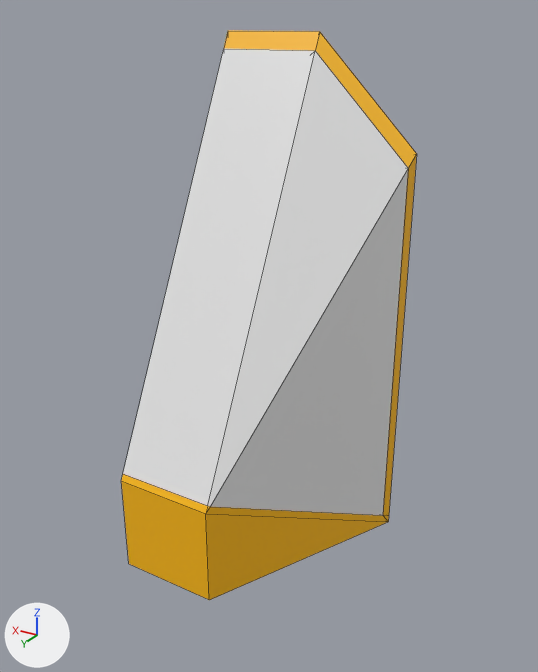
An edit to the Blender file tsu_709/src/709_window_front_side.blend, drawn before and after from the same camera.
One viewpoint serves both versions: a 50 mm lens placed at (-0.713, 1.495, 1.158), pointed at (0.108, 0.128, 0.474). Every picture has the same lights, and +X, +Y and +Z are marked at lower left. The older version comes first. Mesh edges are drawn as thin lines.

In view in the first picture: '立方体'.
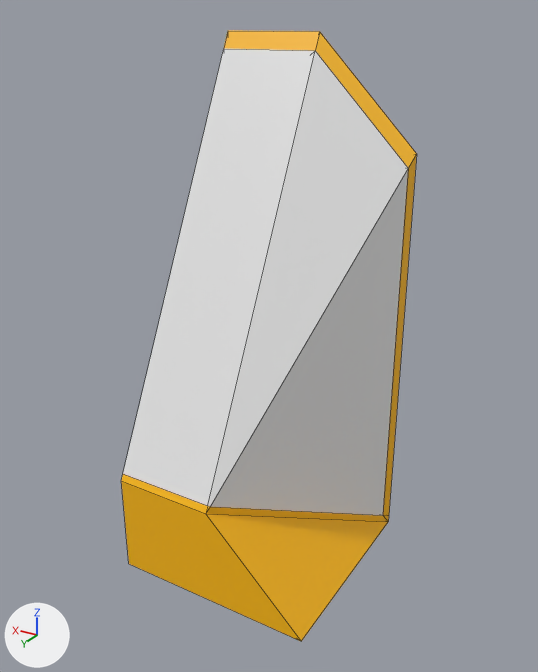
Location of each change, [x1, y1, x2, y2] in pixels of the pictures (538 x 672 px; the box of a moved part takes in the faces that stretch with it):
'立方体', reshaped (7% taller)
    before: [121, 30, 417, 600]
    after: [121, 30, 417, 641]
part 1 of me_立方体, moved or reshaped
    before: [121, 481, 387, 600]
    after: [121, 481, 388, 641]

What the commit changed:
me_立方体 has 34 vertices, 35 faces and spans x -0.125..0.375, y -0.125..0.375, z -0.125..1.125.
me_立方体 is used by ob_立方体; location (0.0, 0.0, 0.0).
Part 1, on me_立方体:
Vertex 30 of me_立方体 moves from (0.125, 0.375, -0.125) at pixel (209, 599) to (-0.125, 0.375, -0.125) at pixel (301, 641).
